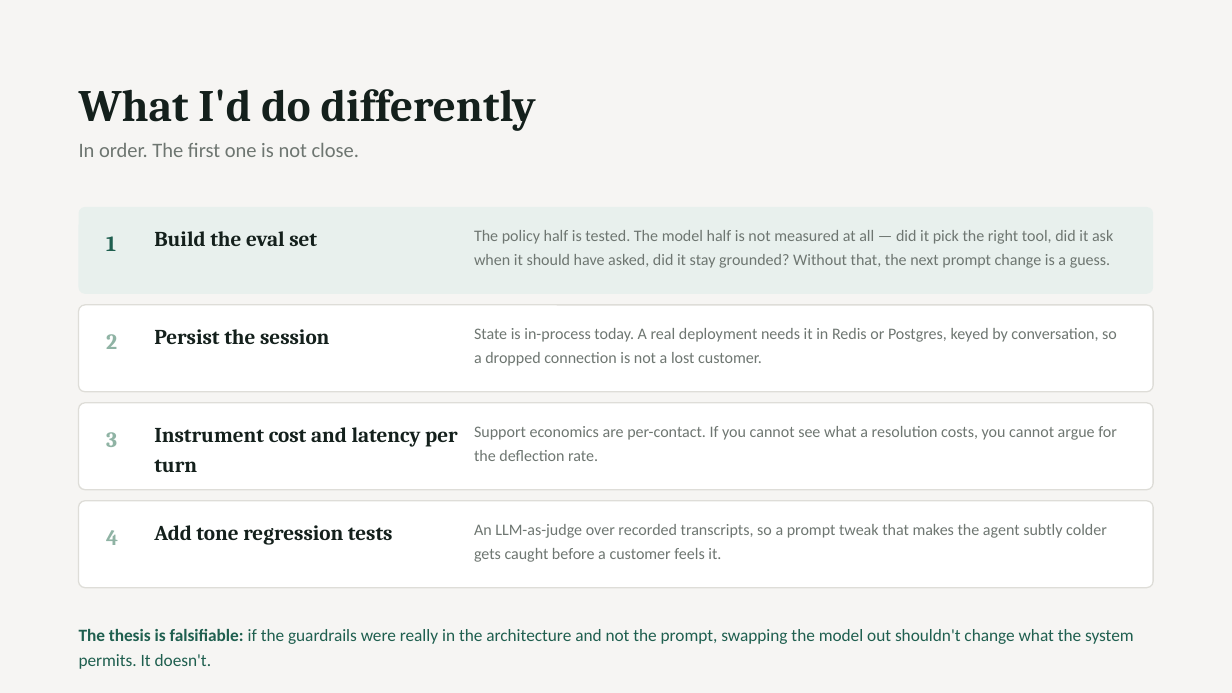
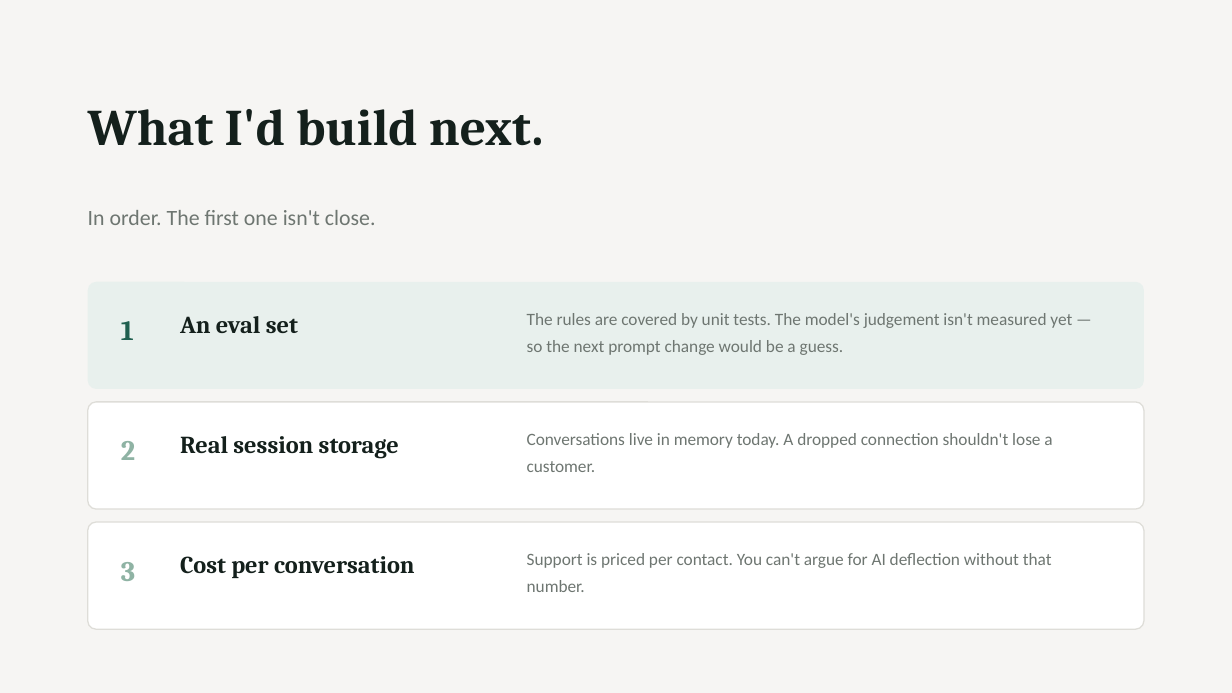
Before and after one commit to Seyfu42/bookly-support-agent, a slide deck: slide 5 of deck/bookly-agent-deck.pptx. Drawn at 1232x693 pixels with LibreOffice and Linux fonts; fonts in the diff are those of the drawing. Boxes give left, top, right and bottom in pixels: in the first picture for what was removed or moved away, otherwise in the second. Text is boxed around its words. In the diff, an @@ line names an element or a change of style, - is before the commit and + after.

```diff
--- a/deck/bookly-agent-deck.pptx
+++ b/deck/bookly-agent-deck.pptx
@@ text at bbox=[88, 109, 543, 146]: text changed; size 35 to 40 pt @@
-What I'd do differently
+What I'd build next.
@@ text at bbox=[88, 210, 376, 225]: text changed; size 16 to 17 pt @@
-In order. The first one is not close.
+In order. The first one isn't close.
@@ rounded rectangle: place and size @@
-rounded rectangle at bbox=[79, 207, 1153, 294]
+rounded rectangle at bbox=[88, 282, 1144, 389]
@@ text "1": place and size @@
-text "1" at bbox=[106, 236, 116, 251]
+text "1" at bbox=[121, 321, 134, 340]
@@ text at bbox=[180, 316, 298, 333]: text changed; size 16.5 to 19 pt @@
-Build the eval set
+An eval set
@@ text at bbox=[527, 313, 1072, 355]: text changed; size 12.5 to 13.5 pt @@
-The policy half is tested. The model half is not measured at all — did it pick the right tool, did it ask when it should have asked, did it stay grounded? Without that, the next prompt change is a guess.
+The rules are covered by unit tests. The model's judgement isn't measured yet — so the next prompt change would be a guess.
@@ rounded rectangle: place and size @@
-rounded rectangle at bbox=[79, 305, 1153, 392]
+rounded rectangle at bbox=[88, 402, 1144, 509]
@@ text "2": place and size @@
-text "2" at bbox=[106, 334, 117, 349]
+text "2" at bbox=[121, 441, 135, 460]
@@ text at bbox=[180, 436, 399, 459]: text changed; size 16.5 to 19 pt @@
-Persist the session
+Real session storage
@@ text at bbox=[527, 433, 1052, 472]: text changed; size 12.5 to 13.5 pt @@
-State is in-process today. A real deployment needs it in Redis or Postgres, keyed by conversation, so a dropped connection is not a lost customer.
+Conversations live in memory today. A dropped connection shouldn't lose a customer.
@@ rounded rectangle removed at bbox=[79, 501, 1153, 588] @@
@@ proportions changed in 3 elements at bbox=[88, 282, 1144, 389], bbox=[88, 402, 1144, 509], bbox=[88, 522, 1144, 629] @@
@@ rounded rectangle: place and size @@
-rounded rectangle at bbox=[79, 403, 1153, 490]
+rounded rectangle at bbox=[88, 522, 1144, 629]
@@ text removed at bbox=[106, 530, 118, 545] @@
-4
@@ text removed at bbox=[154, 525, 393, 545] @@
-Add tone regression tests
@@ text removed at bbox=[474, 524, 1107, 562] @@
-An LLM-as-judge over recorded transcripts, so a prompt tweak that makes the agent subtly colder gets caught before a customer feels it.
@@ size 17 to 22 pt; line spacing 1.18 to 1.2 in 3 elements at bbox=[121, 321, 134, 340], bbox=[121, 441, 135, 460], bbox=[121, 562, 135, 581] @@
@@ text "3": place and size @@
-text "3" at bbox=[106, 432, 117, 447]
+text "3" at bbox=[121, 562, 135, 581]
@@ text at bbox=[180, 556, 415, 578]: text changed; size 16.5 to 19 pt @@
-Instrument cost and latency per turn
+Cost per conversation
@@ text at bbox=[527, 553, 1052, 592]: text changed; size 12.5 to 13.5 pt @@
-Support economics are per-contact. If you cannot see what a resolution costs, you cannot argue for the deflection rate.
+Support is priced per contact. You can't argue for AI deflection without that number.
@@ text removed at bbox=[79, 629, 1134, 669] @@
-The thesis is falsifiable: if the guardrails were really in the architecture and not the prompt, swapping the model out shouldn't change what the system permits. It doesn't.
```
Also in this commit, not shown: 4 slides added, 4 slides removed, 5 other files.
